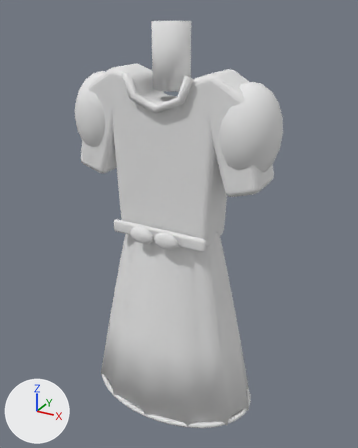
One commit to the glTF model assets/rooms/clothing_store_b/display_mannequin_dress.glb: the scene before it, then after it.
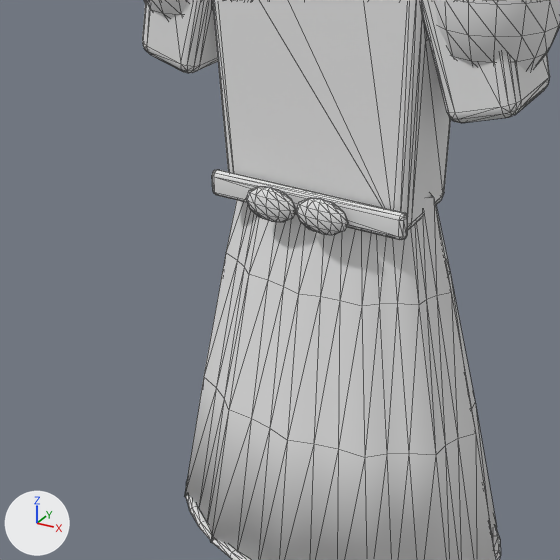
Each version is shown whole from a 50 mm lens placed at (0.727, -1.279, -0.052), pointed at (0.015, 0.017, -0.7), then close up on the part from 4% to 78% of the width and 31% to 90% of the height. The axes (+X, +Y, +Z) are drawn at lower left. The lights are the same throughout. The last two pictures show the newer version. The close-ups show mesh edges as thin lines. Vertices at exactly the same position are counted once.

Objects in the first close-up: 'display_mannequin_dress.001'.
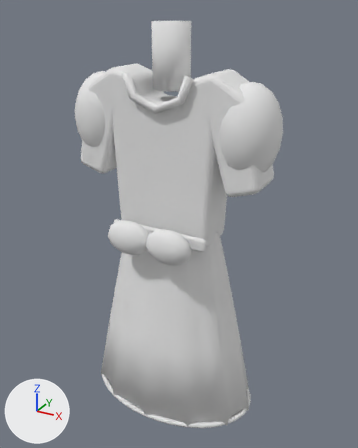
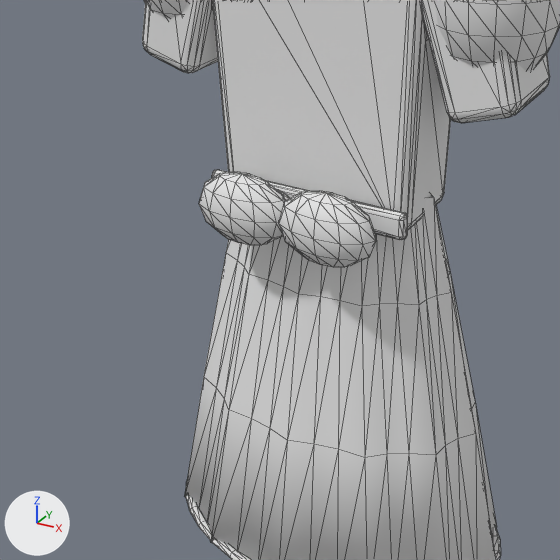
Scene script edits in JSON lines:
```json
{"block": "me_display_mannequin_dress_mobile", "where": "# used by ob_display_mannequin_dress_001; location = (0.0, 0.0, 0.0)"}
{"op": "remove", "block": "me_display_mannequin_dress_mobile", "code": "me_display_mannequin_dress_mobile.from_pydata(...)  # 1284 vertices, 2494 faces; spans x -0.335..0.335, y -0.199..0.199, z -1.345..-0.09"}
{"op": "add", "block": "me_display_mannequin_dress_mobile", "code": "me_display_mannequin_dress_mobile.from_pydata(...)  # 1408 vertices, 2734 faces; spans x -0.335..0.335, y -0.199..0.199, z -1.345..-0.09"}
{"block": "me_display_mannequin_dress_mobile", "change": "me_display_mannequin_dress_mobile part 1: a new loose piece, a UV sphere (12 segments, 6 rings, poles along z) spanning x -0.146..0.008, y -0.184..-0.112, z -0.755..-0.645, in mat_shop_sharedatlas (white #e7e7e7)"}
{"block": "me_display_mannequin_dress_mobile", "change": "me_display_mannequin_dress_mobile part 2: a new loose piece, a UV sphere (12 segments, 6 rings, poles along z) spanning x -0.008..0.146, y -0.184..-0.112, z -0.755..-0.645, in mat_shop_sharedatlas (white #e7e7e7)"}
```

Changed parts and their boxes [x1, y1, x2, y2] in the close-ups (560 x 560 px):
```json
{"part": 1, "of": "me_display_mannequin_dress_mobile", "change": "added", "after": [199, 172, 285, 245]}
{"part": 2, "of": "me_display_mannequin_dress_mobile", "change": "added", "after": [279, 191, 376, 267]}
```
